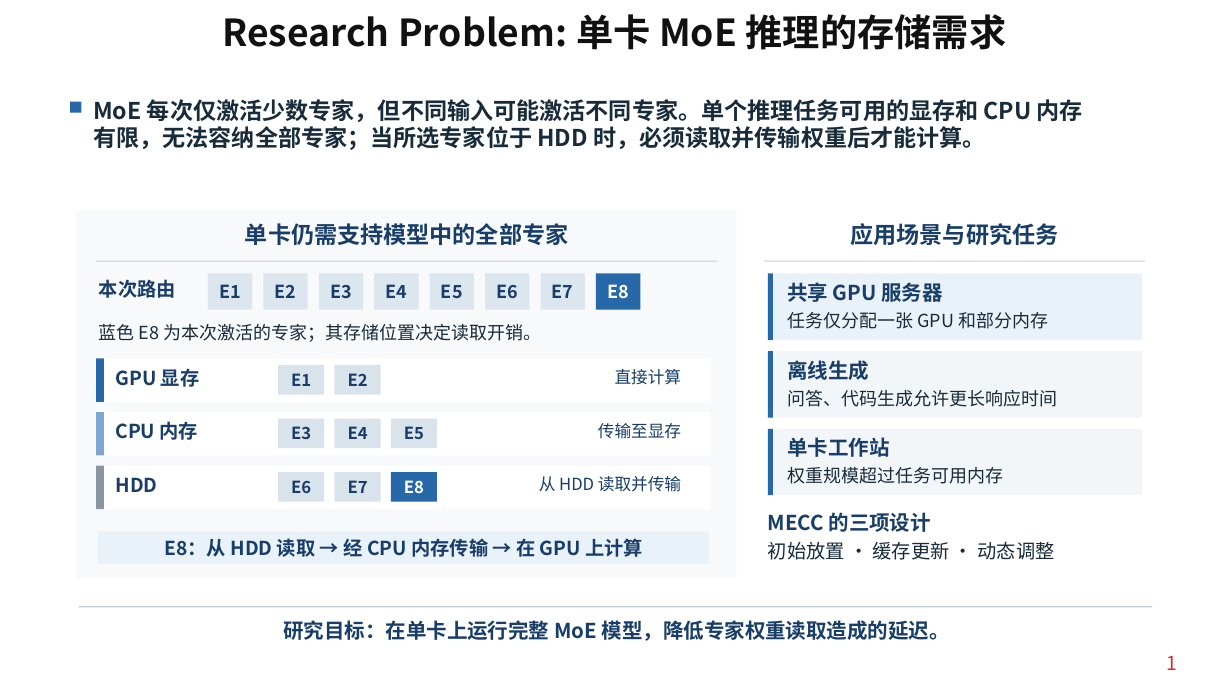
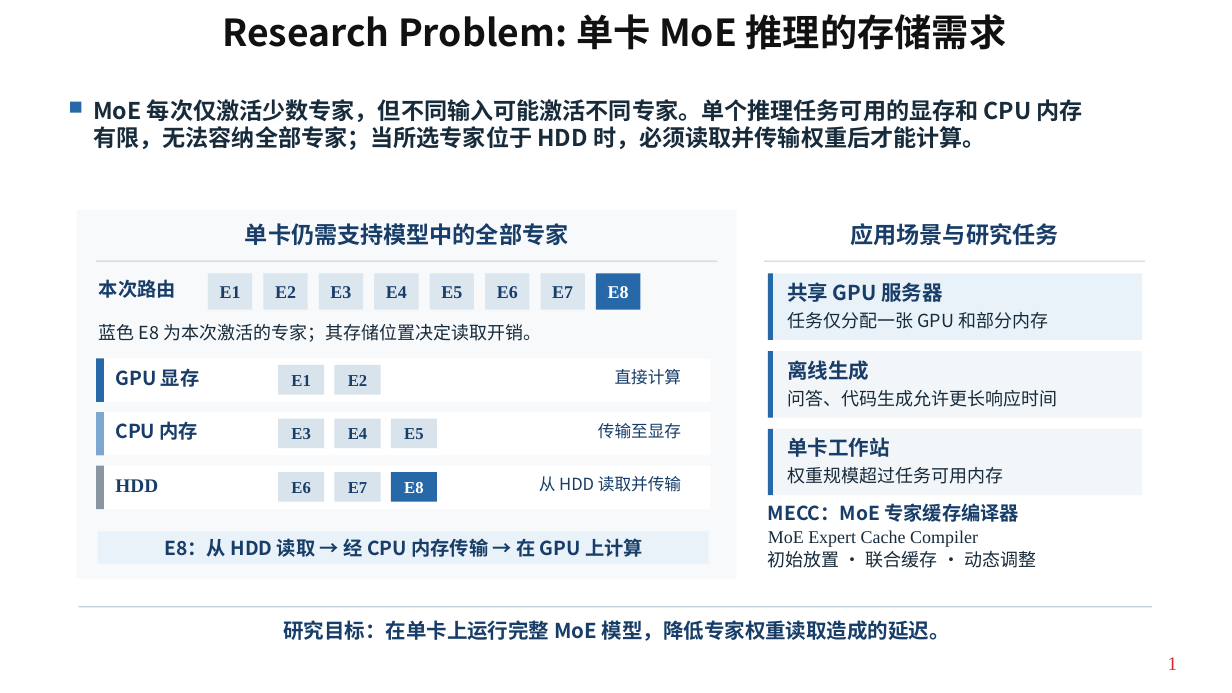
Before and after one commit to Kirihara-Yun/mecc_package, a slide deck: slide 1 of mecc_package/paper/current/MECC_A100_measured.pptx. Drawn at 1232x693 pixels with LibreOffice and Linux fonts; fonts in the diff are those of the drawing. Boxes give left, top, right and bottom in pixels: in the first picture for what was removed or moved away, otherwise in the second. Text is boxed around its words. In the diff, an @@ line names an element or a change of style, - is before the commit and + after.

```diff
--- a/mecc_package/paper/current/MECC_A100_measured.pptx
+++ b/mecc_package/paper/current/MECC_A100_measured.pptx
@@ font Noto Sans CJK SC to Times New Roman in 18 elements at box(1168, 657, 1178, 670), box(220, 286, 241, 298), box(275, 286, 296, 298), box(330, 286, 351, 298), box(386, 286, 407, 298), box(441, 286, 462, 298), box(497, 286, 518, 298), box(552, 286, 573, 298), box(608, 286, 629, 298), box(291, 375, 310, 386), box(348, 375, 367, 386), box(291, 428, 310, 439), box(348, 428, 367, 439), box(404, 428, 423, 439), box(115, 479, 158, 492), box(291, 482, 310, 493), box(348, 482, 367, 493), box(404, 482, 423, 493) @@
@@ text at box(768, 503, 1019, 522): text changed; size 16 to 15 pt @@
-MECC 的三项设计
+MECC：MoE 专家缓存编译器
@@ text added at box(768, 530, 978, 547), 14 pt, text #172B3B @@
+MoE Expert Cache Compiler
@@ text at box(768, 551, 1036, 568): text changed; size 15 to 14 pt @@
-初始放置 · 缓存更新 · 动态调整
+初始放置 · 联合缓存 · 动态调整
```
Also in this commit, not shown: 7 other slides changed, 26 other files.
